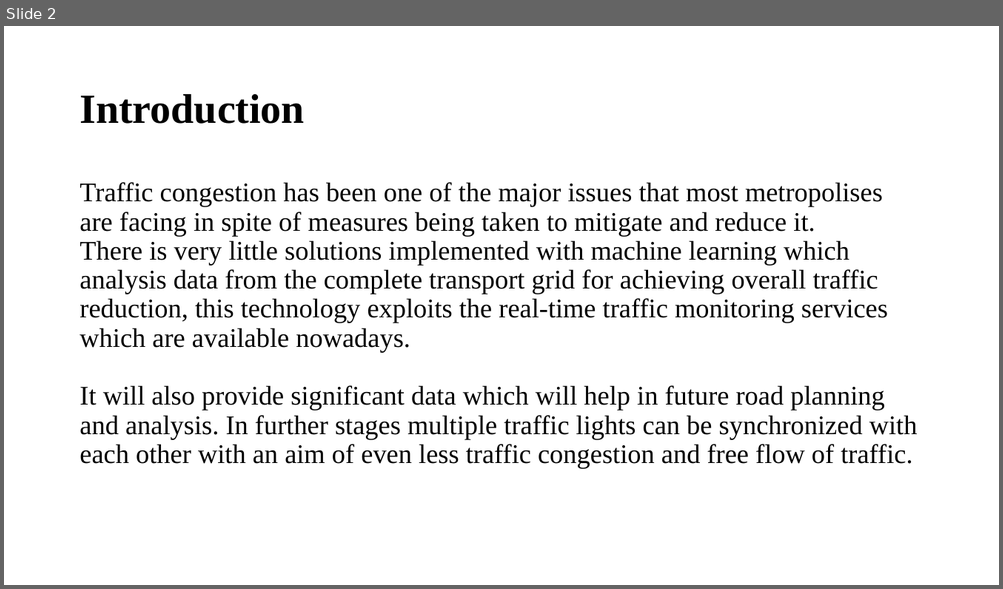
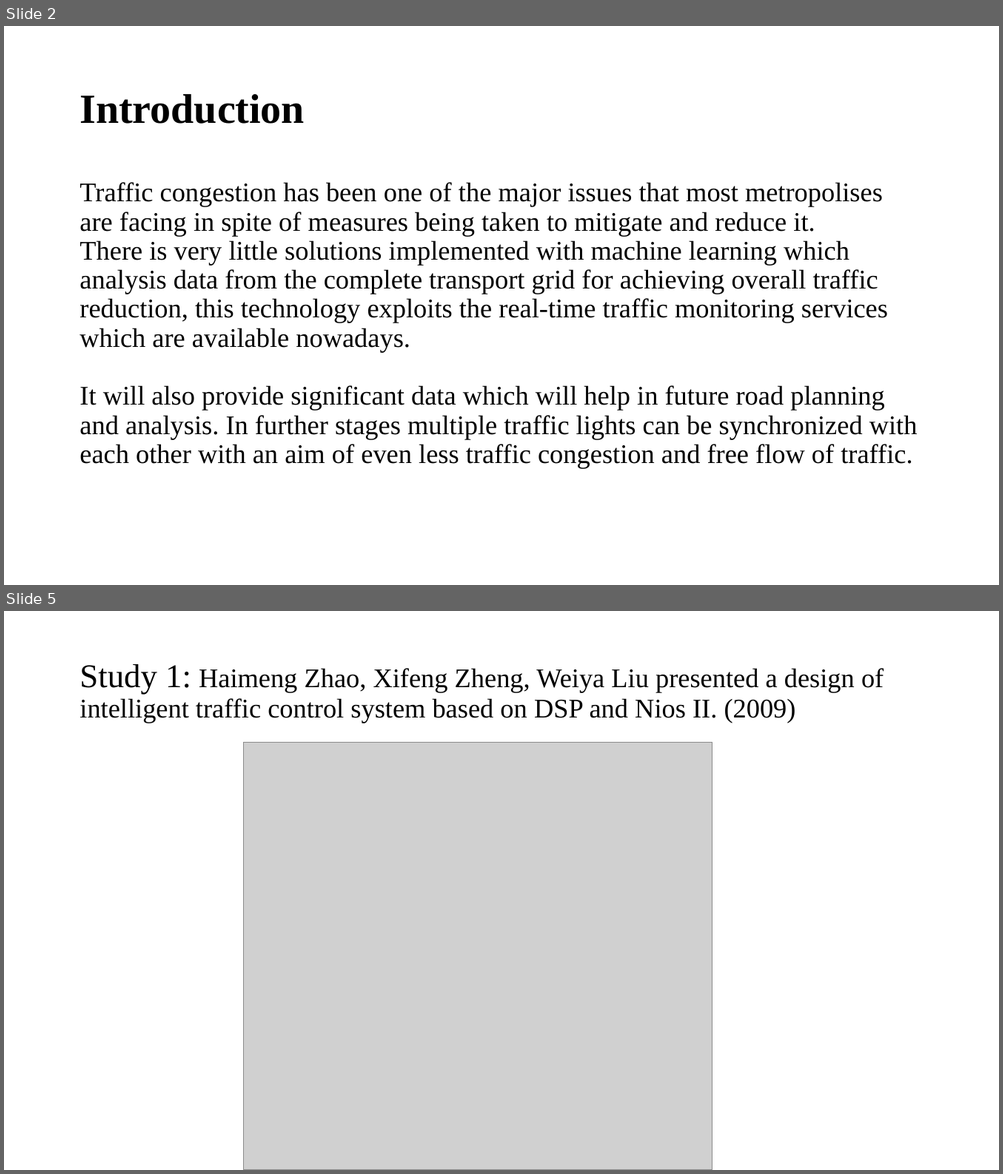
Before and after one commit to kamaljohnson/adaptive-traffic-signal-control, a slide deck: documents/Litrature Review.pptx. Shown one above the other, each under a label of ours: slide 2 before the commit, slides 2 and 5 after it; the slides between them are not shown. The pictures are 1003x589 and 1003x1174 pixels, drawn with LibreOffice and Linux fonts; fonts in the diff are those of the drawing; grey boxes stand for pictures. Boxes give left, top, right and bottom in pixels: in the first picture for what was removed or moved away, otherwise in the second. Text is boxed around its words. In the diff, an @@ line names an element or a change of style, - is before the commit and + after.

```diff
--- a/documents/Litrature Review.pptx
+++ b/documents/Litrature Review.pptx
@@ slide 5 added at bbox=[4, 611, 999, 1170], background #FFFFFF @@
@@ title added at bbox=[79, 664, 883, 723], 26 pt, text #000000 @@
+Study 1: Haimeng Zhao, Xifeng Zheng, Weiya Liu presented a design of intelligent traffic control system based on DSP and Nios II. (2009)
@@ picture added at bbox=[244, 742, 713, 1170] @@
```
Also in this commit, not shown: 12 slides changed, 3 other slides added, 5 slides removed.
